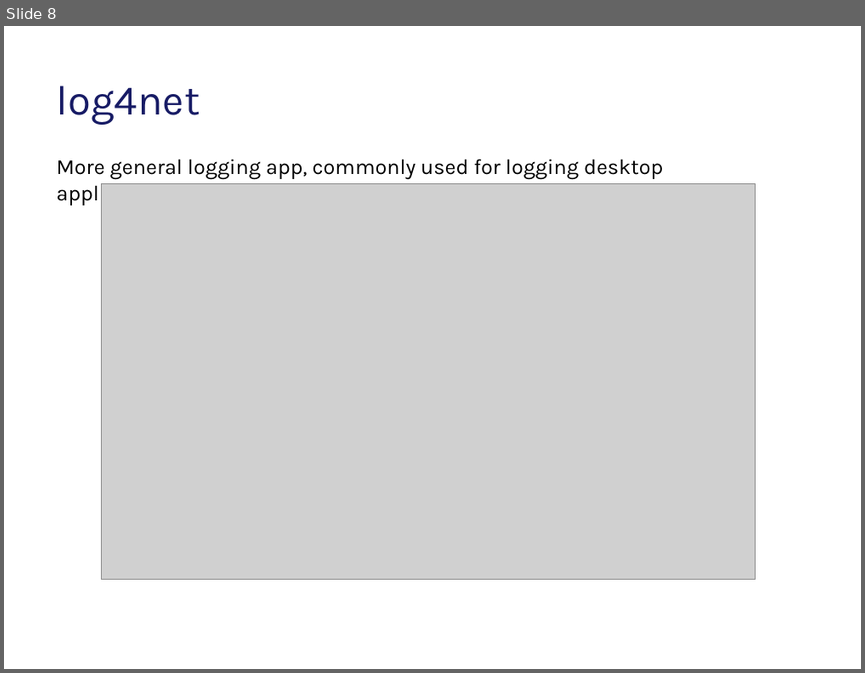
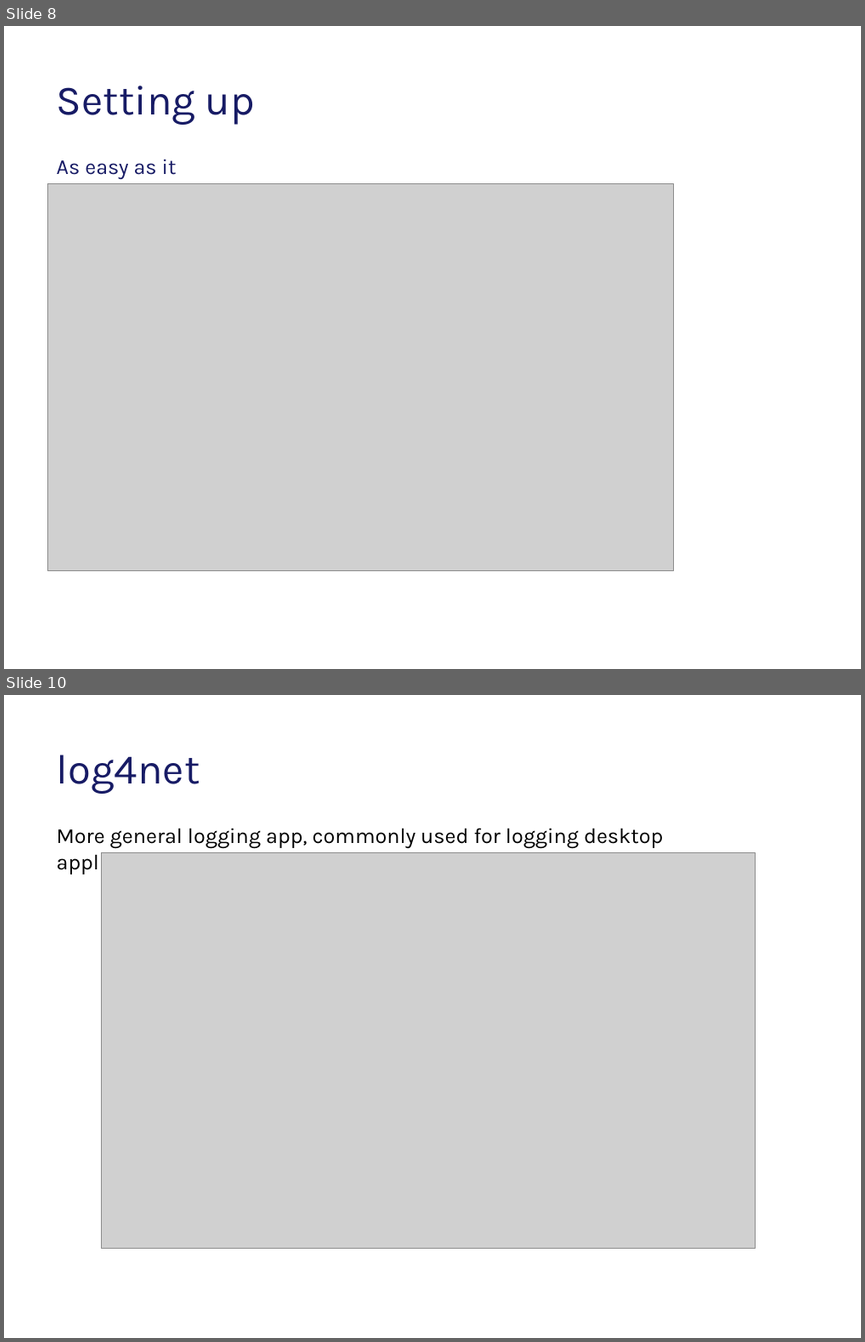
Before and after one commit to tarasiscom/Lv-273, a slide deck: education/Exception_Handling_In_Core_Puhach_Ivan.pptx. Shown one above the other, each under a label of ours: slide 8 before the commit, slides 8 and 10 after it; the slides between them are not shown. The pictures are 865x673 and 865x1342 pixels, drawn with LibreOffice and Linux fonts; fonts in the diff are those of the drawing; grey boxes stand for pictures; background and template pictures are left out. Boxes give left, top, right and bottom in pixels: in the first picture for what was removed or moved away, otherwise in the second. Text is boxed around its words. In the diff, an @@ line names an element or a change of style, - is before the commit and + after.

Commit message:
Some minor fixes to EH presentation
more about setting up elmah

```diff
--- a/education/Exception_Handling_In_Core_Puhach_Ivan.pptx
+++ b/education/Exception_Handling_In_Core_Puhach_Ivan.pptx
@@ slide 8 added at [4, 26, 861, 669], background #FFFFFF @@
@@ title added at [57, 86, 255, 125], 35 pt, text #171B65 @@
+Setting up
@@ text added at [57, 159, 177, 184], 18 pt, text #171B65 @@
+As easy as it gets
@@ picture added at [47, 183, 673, 570] @@
@@ what was slide 8 is now slide 10 @@
```
Also in this commit, not shown: 1 other slide added.
